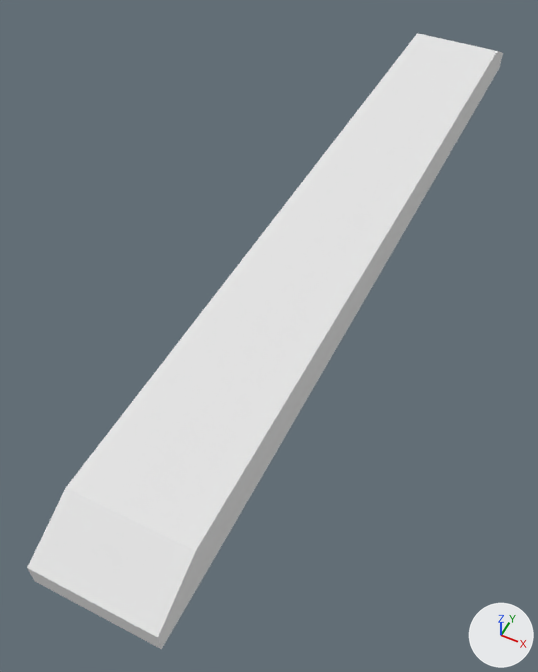
An edit to the Blender file Arts/Models/Scenario/Bridge/Straight Bridge/StraightBridge_Chão.blend, drawn before and after from the same camera.
Before and after are seen from a camera (50 mm lens) standing at (2.48, -7.0, 6.45) and looking at (-0.35, -1.34, -0.62). Every picture has the same lights, and +X, +Y and +Z are marked at lower right.
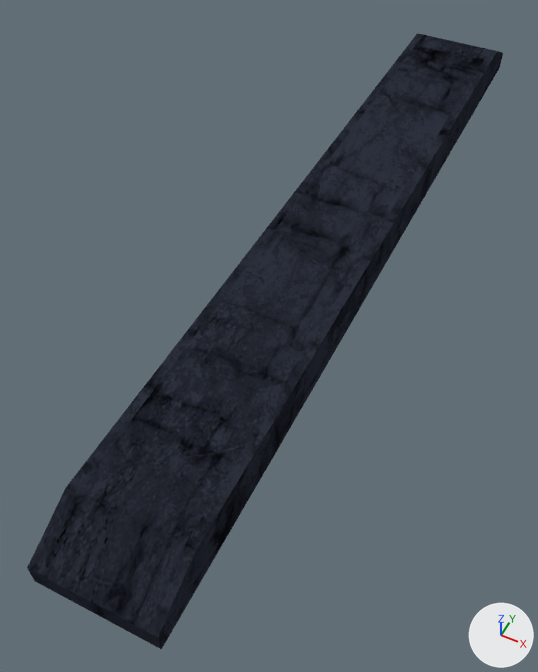
Edits to the bpy script that builds the scene:
```text
Add img_specular_tga:
    img_specular_tga = load_image('specular.tga', '../../../../Textures/specular.tga', 1024, 1024, 'sRGB')
Change mat_material_001:
    remove mat_material_001.base_color = (0.8, 0.8, 0.8)  # white #e7e7e7
    add mat_material_001.texture = img_specular_tga
```

Changed parts and their boxes (x1, y1, x2, y2) in the pictures (538 x 672 px):
'Cube', surface changed (white to black)
    both: (27, 33, 503, 649)
